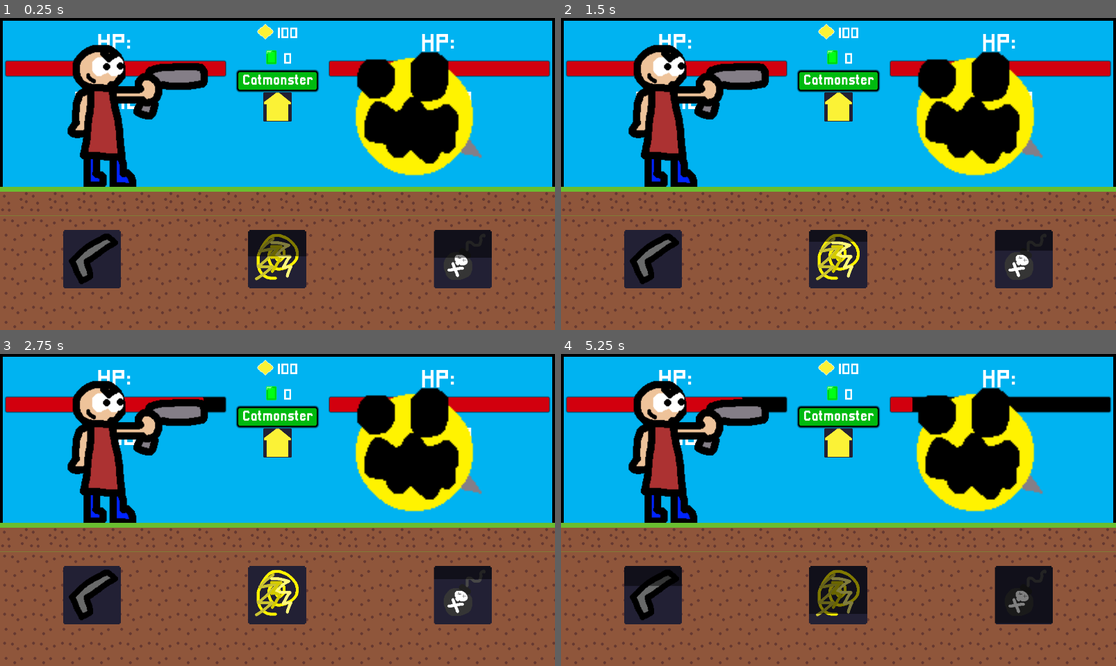
Above: before the commit, frames 1-4 (two rows, left to right).
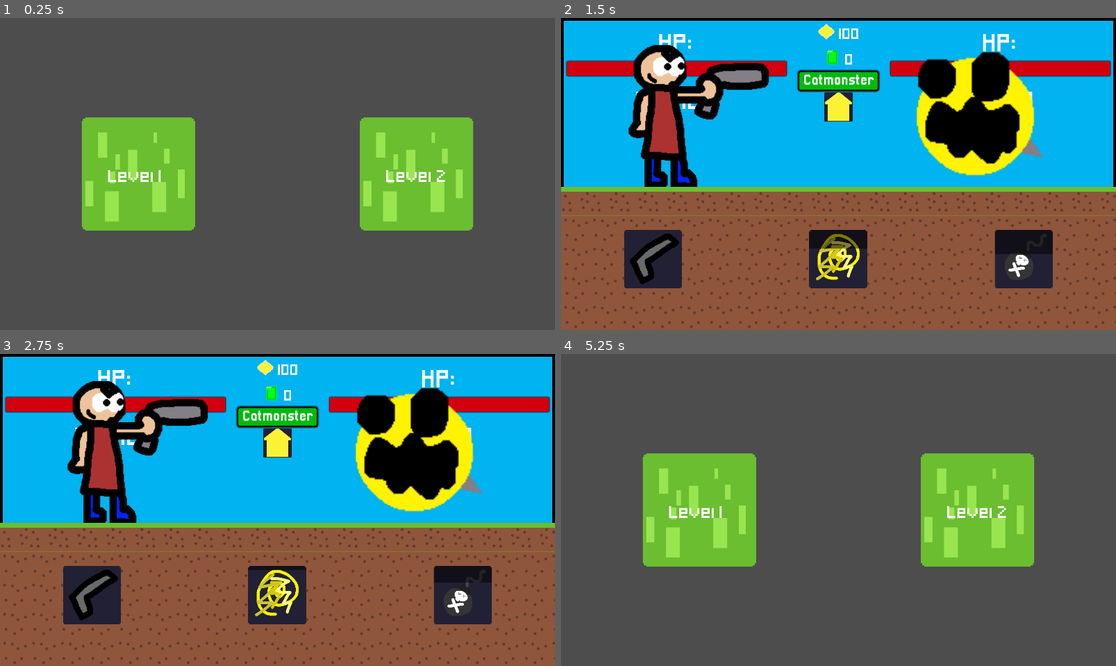
Above: after the commit, the same moments.

Repository: Ramtamplayz009/fight-ultimate-x
Game: Godot game, scene res://game.tscn
Same seed, same stepped clock (60 frames per second), same inputs: the game is played once before the commit and once after it. Before the commit the project starts from res://fight.tscn.
Inputs (mouse positions are in pixels of both pictures, inside the frame that each line leads up to):
- Up to frame 1 (0.25 s): no input
- Up to frame 2 (1.5 s): click (977, 174) at 0.5 s, where only the run after the commit has a clickable "Level 2"; click (699, 174) at 1.25 s, where only the run after the commit has a clickable "Level 1"
- Up to frame 3 (2.75 s): click (138, 510) at 2 s, where only the run after the commit has a clickable "Level 1"
- Up to frame 4 (5.25 s): click (838, 444) at 2.75 s; click (655, 594) at 3.52 s; click (838, 594) at 4.27 s; click (1021, 594) at 5.02 s

The runs differ from the first frame. In frame 1, 99% of the frame differs, in the area x 0-100%, y 0-100%; in frame 2, 0.4%; in frame 3, 0.5%; in frame 4, 99%.

Commit message:
Changes-rand

Diff:
--- a/fight.gd
+++ b/fight.gd
@@ -1,8 +1,7 @@
 extends Control
+class_name Fight
 
-var coins: int = 100
-
-var gems: int = 0
+signal home
 
 @onready var bemo: Sprite2D = $Bemo
 @onready var guy: Sprite2D = $Guy
@@ -16,6 +15,7 @@
 @onready var bemo_hp_amount: Label = $VBoxContainer/MarginContainer/HBoxContainer/CPUHPVBox/HPAmount
 @onready var player_hp_amount: Label = $VBoxContainer/MarginContainer/HBoxContainer/PlayerHPVBox/HPAmount
 
+var level: int
 
 const MAX_PLAYER_HP: int = 100
 var player_hp: int = 100
@@ -54,6 +54,7 @@
 
 @onready var coins_label: RichTextLabel = $VBoxContainer/MarginContainer/HBoxContainer/UsernameAndHomeVbox/CoinsLabel
 @onready var gems_label: RichTextLabel = $VBoxContainer/MarginContainer/HBoxContainer/UsernameAndHomeVbox/GemsLabel
+@onready var home_button: TextureButton = $VBoxContainer/MarginContainer/HBoxContainer/UsernameAndHomeVbox/HomeButton
 
 
 # Called when the node enters the scene tree for the first time.
@@ -63,6 +64,8 @@
 	bomb_button.pressed.connect(_bomb)
 
 	retry_button.pressed.connect(_retry)
+
+	home_button.pressed.connect(home.emit)
 
 # Called every frame. 'delta' is the elapsed time since the previous frame.
 func _process(delta: float) -> void:
@@ -141,16 +144,16 @@
 	player_hp -= BEMO_DAMAGE
 
 func _animate_player_death() -> void:
-	coins -= 10
-	coins = max(0, coins)
+	progress.coins -= 10
+	progress.coins = max(0, progress.coins)
 
 	var tween := create_tween()
 	tween.set_trans(Tween.TRANS_BACK)
 	tween.tween_property(guy, "position:y", guy.position.y + 1000, 1.5)
 
 func _animate_bemo_death() -> void:
-	coins += 50
-	coins = min(9999, coins)
+	progress.coins += 50
+	progress.coins = min(9999, progress.coins)
 
 	var tween := create_tween()
 	tween.set_trans(Tween.TRANS_BACK)
@@ -159,9 +162,9 @@
 	_retry()
 
 func _update_coins() -> void:
-	var text: String = "[center][img=64]res://coin.png[/img] [wave]%d[/wave][/center]" % coins
+	var text: String = "[center][img=64]res://coin.png[/img] [wave]%d[/wave][/center]" % progress.coins
 	coins_label.text = text
 
 func _update_gems() -> void:
-	var text: String = "[center][img=64]res://Gem.png[/img] [wave]%d[/wave][/center]" % gems
+	var text: String = "[center][img=64]res://Gem.png[/img] [wave]%d[/wave][/center]" % progress.gems
 	gems_label.text = text
--- a/fight.tscn
+++ b/fight.tscn
@@ -286,10 +286,10 @@
 theme_override_colors/font_disabled_color = Color(0, 0, 0, 1)
 theme_override_colors/font_hover_pressed_color = Color(0, 0, 0, 1)
 theme_override_colors/font_hover_color = Color(0, 0, 0, 1)
+theme_override_colors/font_outline_color = Color(0, 0, 0, 1)
+theme_override_colors/font_color = Color(0, 0, 0, 1)
+theme_override_colors/font_focus_color = Color(0, 0, 0, 1)
 theme_override_colors/font_pressed_color = Color(0, 0, 0, 1)
-theme_override_colors/font_focus_color = Color(0, 0, 0, 1)
-theme_override_colors/font_color = Color(0, 0, 0, 1)
-theme_override_colors/font_outline_color = Color(0, 0, 0, 1)
 theme_override_font_sizes/font_size = 100
 theme_override_styles/focus = ExtResource("14_7lcgo")
 theme_override_styles/hover = SubResource("StyleBoxFlat_2b57q")
--- /dev/null
+++ b/game.gd
@@ -0,0 +1,17 @@
+extends Control
+
+const fight_scene = preload("res://fight.tscn")
+const level_select_scene = preload("res://level_select.tscn")
+
+func _ready() -> void:
+	var level_select := level_select_scene.instantiate()
+	level_select.go_to_level.connect(_go_to_level)
+	add_child(level_select)
+
+func _go_to_level(level: int) -> void:
+	var fight := fight_scene.instantiate() as Fight
+	fight.level = level
+	fight.home.connect(func() -> void:
+		remove_child(fight)
+	)
+	add_child(fight)
--- /dev/null
+++ b/game.tscn
@@ -0,0 +1,12 @@
+[gd_scene load_steps=2 format=3 uid="uid://bx05j3vnp83ve"]
+
+[ext_resource type="Script" uid="uid://cubvikcy23jsf" path="res://game.gd" id="1_80nbo"]
+
+[node name="Game" type="Control"]
+layout_mode = 3
+anchors_preset = 15
+anchor_right = 1.0
+anchor_bottom = 1.0
+grow_horizontal = 2
+grow_vertical = 2
+script = ExtResource("1_80nbo")
--- /dev/null
+++ b/level_button.gd
@@ -0,0 +1,16 @@
+extends TextureButton
+class_name LevelButton
+
+signal go_to_level(level: int)
+
+@onready var label: Label = $Label
+
+@export var level: int
+
+func _ready() -> void:
+	label.text = "Level " + str(level)
+
+	pressed.connect(_go_to_level)
+
+func _go_to_level() -> void:
+	go_to_level.emit(level)
--- /dev/null
+++ b/level_button.tscn
@@ -0,0 +1,28 @@
+[gd_scene load_steps=4 format=3 uid="uid://c5dce702yomif"]
+
+[ext_resource type="Texture2D" uid="uid://jl83hmj118yo" path="res://grass.png" id="1_j8bpn"]
+[ext_resource type="Theme" uid="uid://bak8i8e8smibt" path="res://theme.tres" id="2_shs6u"]
+[ext_resource type="Script" uid="uid://g28epeigvxn6" path="res://level_button.gd" id="2_txyvr"]
+
+[node name="LevelButton" type="TextureButton"]
+size_flags_horizontal = 4
+size_flags_vertical = 4
+texture_normal = ExtResource("1_j8bpn")
+script = ExtResource("2_txyvr")
+
+[node name="Label" type="Label" parent="."]
+layout_mode = 1
+anchors_preset = 8
+anchor_left = 0.5
+anchor_top = 0.5
+anchor_right = 0.5
+anchor_bottom = 0.5
+offset_left = -105.0
+offset_top = -49.0
+offset_right = 105.0
+offset_bottom = 49.0
+grow_horizontal = 2
+grow_vertical = 2
+theme = ExtResource("2_shs6u")
+theme_override_font_sizes/font_size = 35
+text = "LEVEL 1"
--- /dev/null
+++ b/level_select.gd
@@ -0,0 +1,14 @@
+extends Control
+
+signal go_to_level(level: int)
+
+@onready var grid_container: GridContainer = $GridContainer
+
+func _ready() -> void:
+	for panel in grid_container.get_children():
+		for button in panel.get_children():
+			if button is LevelButton:
+				button.go_to_level.connect(_go_to_level)
+
+func _go_to_level(level: int) -> void:
+	go_to_level.emit(level)
--- /dev/null
+++ b/level_select.tscn
@@ -0,0 +1,44 @@
+[gd_scene load_steps=4 format=3 uid="uid://hlls76q2w8yw"]
+
+[ext_resource type="PackedScene" uid="uid://c5dce702yomif" path="res://level_button.tscn" id="1_il3u1"]
+[ext_resource type="Script" uid="uid://cwpdwf87ax8nh" path="res://level_select.gd" id="1_vomi7"]
+
+[sub_resource type="StyleBoxEmpty" id="StyleBoxEmpty_vomi7"]
+
+[node name="LevelSelect" type="Control"]
+layout_mode = 3
+anchors_preset = 15
+anchor_right = 1.0
+anchor_bottom = 1.0
+grow_horizontal = 2
+grow_vertical = 2
+script = ExtResource("1_vomi7")
+
+[node name="GridContainer" type="GridContainer" parent="."]
+layout_mode = 1
+anchors_preset = 15
+anchor_right = 1.0
+anchor_bottom = 1.0
+grow_horizontal = 2
+grow_vertical = 2
+columns = 2
+
+[node name="PanelContainer" type="PanelContainer" parent="GridContainer"]
+layout_mode = 2
+size_flags_horizontal = 3
+size_flags_vertical = 3
+theme_override_styles/panel = SubResource("StyleBoxEmpty_vomi7")
+
+[node name="LevelButton" parent="GridContainer/PanelContainer" instance=ExtResource("1_il3u1")]
+layout_mode = 2
+level = 1
+
+[node name="PanelContainer2" type="PanelContainer" parent="GridContainer"]
+layout_mode = 2
+size_flags_horizontal = 3
+size_flags_vertical = 3
+theme_override_styles/panel = SubResource("StyleBoxEmpty_vomi7")
+
+[node name="LevelButton" parent="GridContainer/PanelContainer2" instance=ExtResource("1_il3u1")]
+layout_mode = 2
+level = 2
--- /dev/null
+++ b/progress.gd
@@ -0,0 +1,5 @@
+extends Node
+class_name  Progress
+
+var coins: int = 100
+var gems: int = 0
--- a/project.godot
+++ b/project.godot
@@ -11,9 +11,13 @@
 [application]
 
 config/name="Fight Ultimate X"
-run/main_scene="res://fight.tscn"
+run/main_scene="uid://bx05j3vnp83ve"
 config/features=PackedStringArray("4.4", "Forward Plus")
 config/icon="res://icon.svg"
+
+[autoload]
+
+progress="*res://progress.gd"
 
 [display]
 
Not shown: 1 places in cooldown_material.tres that only renumber resources
Not shown, added: game.gd.uid
Binary file added: grass.png
Not shown, added: grass.png.import
Not shown, added: level_button.gd.uid
Not shown, added: level_select.gd.uid
Not shown, added: progress.gd.uid
